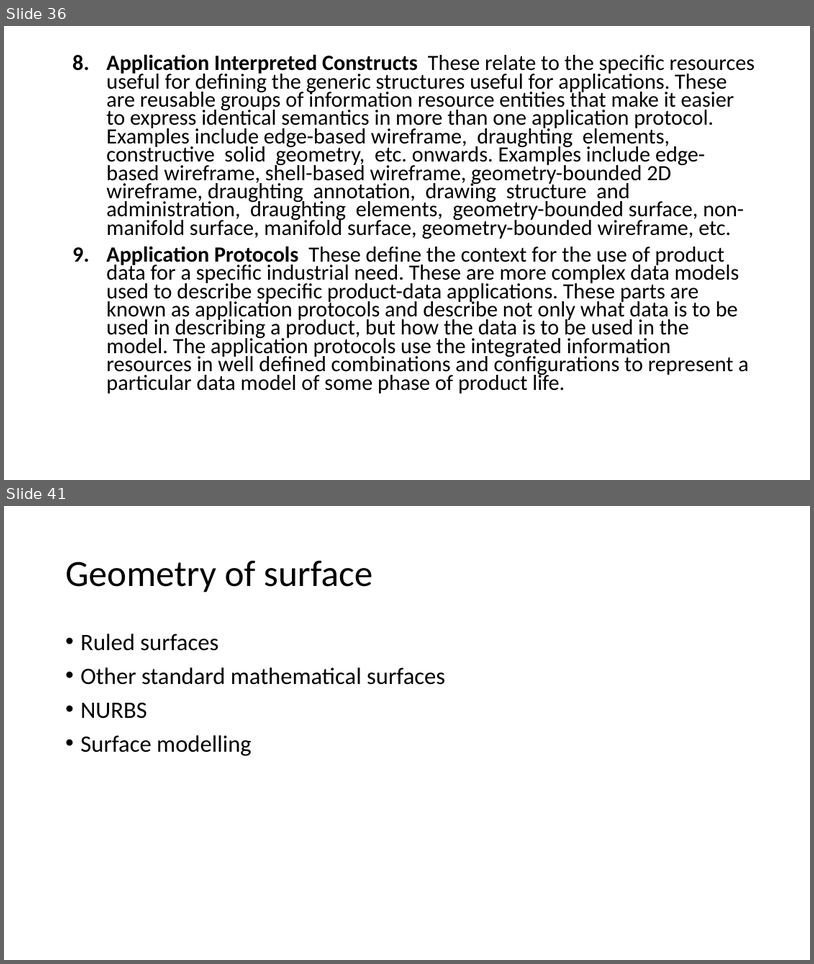
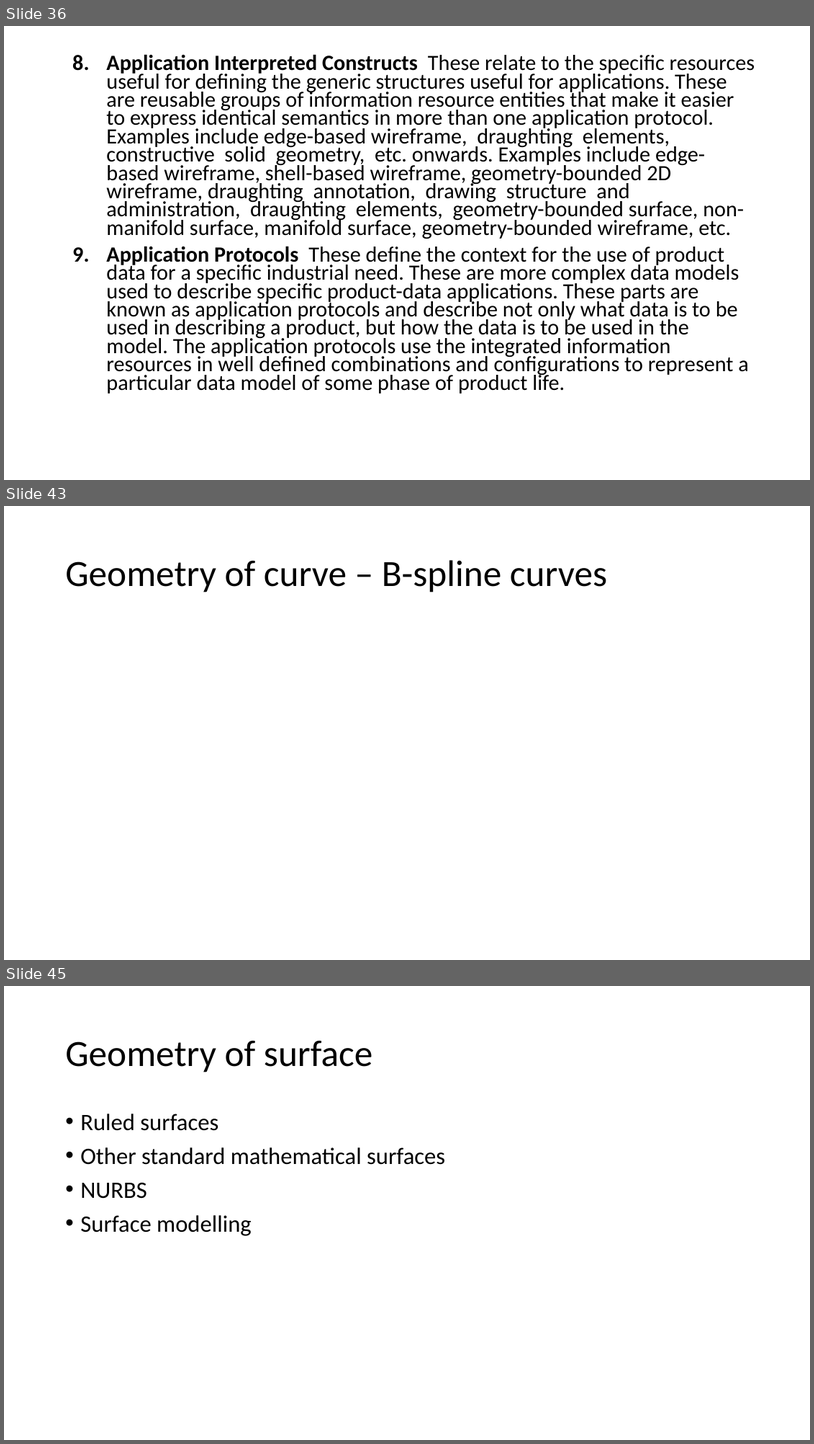
Before and after one commit to Jinny-Ching/cad_cam_course, a slide deck: CAD_CAM.pptx. Shown one above the other, each under a label of ours: slides 36 and 41 before the commit, slides 36, 43 and 45 after it; the slides between them are not shown. The pictures are 814x964 and 814x1444 pixels, drawn with LibreOffice and Linux fonts; fonts in the diff are those of the drawing. Boxes give left, top, right and bottom in pixels: in the first picture for what was removed or moved away, otherwise in the second. Text is boxed around its words. In the diff, an @@ line names an element or a change of style, - is before the commit and + after.

Commit message:
goemetric modelling-curve

```diff
--- a/CAD_CAM.pptx
+++ b/CAD_CAM.pptx
@@ slide 43 added at (4,506,810,960), background #FFFFFF @@
@@ title added at (65,560,607,592), 44 pt, text #000000 @@
+Geometry of curve – B-spline curves
@@ what was slide 41 is now slide 45 @@
```
Also in this commit, not shown: 7 slides changed, 8 other slides added, 1 slide removed.
